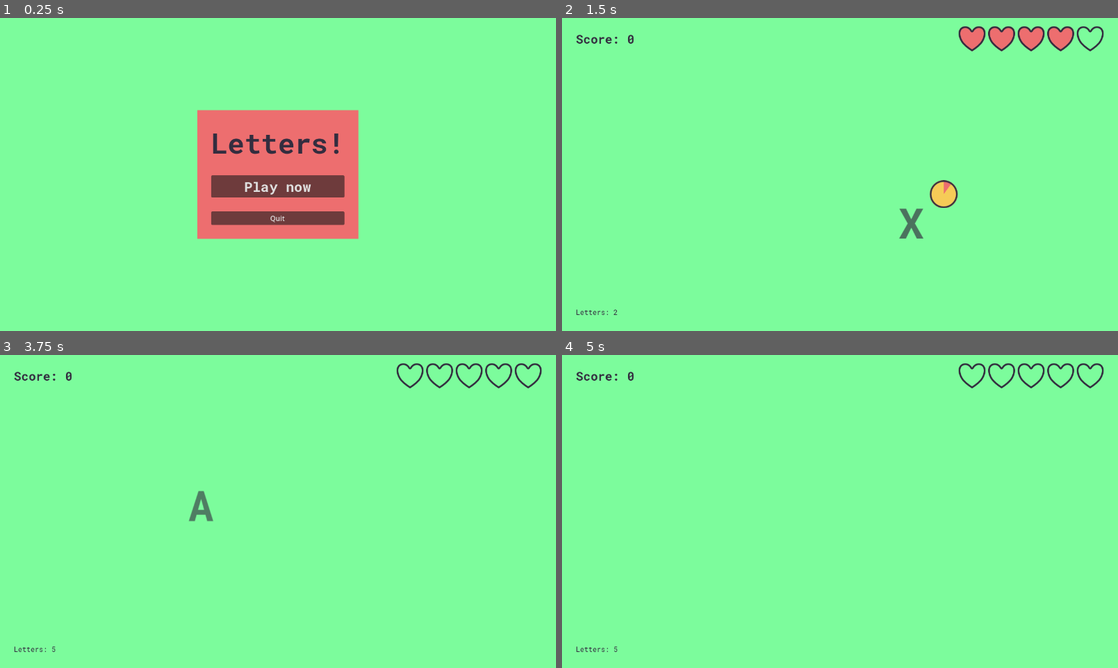
Above: before the commit, frames 1-4 (two rows, left to right).
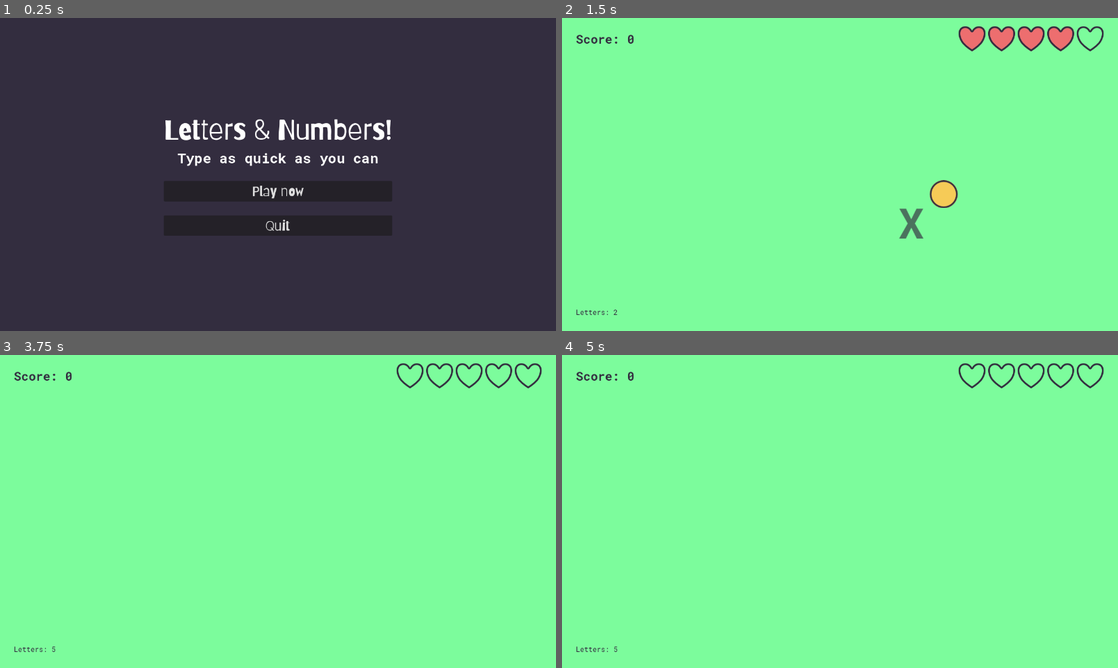
Above: after the commit, the same moments.

Repository: dewald-els/-beginners_jam_march25_reflections
Game: Godot game, scene res://scenes/main_menu/main_menu.tscn
Two runs of this game, one before a commit and one after it. Both use one fixed random seed, a clock stepped at 60 frames per second and the inputs below.
Inputs:
- Up to frame 1 (0.25 s): no input
- Up to frame 2 (1.5 s): click "Play now" at 0.5 s; tap Enter at 1.25 s; tap Z at 1.35 s
- Up to frame 3 (3.75 s): tap Space at 2, 3.5 s; hold A 2.03-2.78 s; tap 0 at 2.1 s; tap Enter at 2.75 s; tap 9 at 2.85 s; tap Z at 3.6 s
- Up to frame 4 (5 s): tap Enter at 4.25 s; hold A from 4.28 s (still down); tap 0 at 4.35 s

The runs differ from the first frame. In frame 1, 100% of the frame differs, in the area x 0-100%, y 0-100%; in frame 2, less than 0.1%; in frame 3, 0.2%; in frame 4, nothing differs.

Commit message:
feat: New font, dynamic panel bg, check if letter destroyed

Diff:
--- a/reflections/assets/themes/base_theme.tres
+++ b/reflections/assets/themes/base_theme.tres
@@ -1,8 +1,13 @@
-[gd_resource type="Theme" load_steps=2 format=3 uid="uid://3epe1etkbtt2"]
+[gd_resource type="Theme" load_steps=3 format=3 uid="uid://3epe1etkbtt2"]
 
 [ext_resource type="FontFile" uid="uid://dk53ru1bo0a5f" path="res://assets/fonts/RobotoMono-VariableFont_wght.ttf" id="1_7mchg"]
+[ext_resource type="FontFile" uid="uid://ck2uyfym3wcqc" path="res://assets/fonts/Barriecito-Regular.ttf" id="2_ty7gv"]
 
 [resource]
 default_font = ExtResource("1_7mchg")
+Button/font_sizes/font_size = 32
+Button/fonts/font = ExtResource("2_ty7gv")
 Label/colors/font_color = Color(0.2, 0.176471, 0.247059, 1)
 Label/fonts/font = ExtResource("1_7mchg")
+TitleLabel/base_type = &"Label"
+TitleLabel/fonts/font = ExtResource("2_ty7gv")
--- /dev/null
+++ b/reflections/scenes/backgrounds/background.gd
@@ -0,0 +1,31 @@
+class_name BackgroundPanel
+extends Panel
+
+var colours: Array[Color] = [
+	Color("#7cfc9c"),
+	Color("#e74ae8"),
+	Color("#4646f5"),
+	Color("#98fcf8"),
+	Color("#f6cb57"),
+	Color("#ed6e6f"),
+	Color("#9740c3"),
+	Color("#332d3f"),
+]
+
+enum Colours {
+	Green,
+	Pink,
+	Blue,
+	Aqua,
+	Yellow,
+	Red,
+	Purple,
+	Black
+}
+
+@export var colour: Colours = Colours.Green
+
+func _ready() -> void:
+	var style = StyleBoxFlat.new()
+	style.bg_color = colours[colour]
+	add_theme_stylebox_override("panel", style)
--- a/reflections/scenes/backgrounds/green.tscn
+++ b/reflections/scenes/backgrounds/green_background.tscn
@@ -1,12 +1,15 @@
-[gd_scene load_steps=2 format=3 uid="uid://bv4io1auum1mr"]
+[gd_scene load_steps=3 format=3 uid="uid://bv4io1auum1mr"]
+
+[ext_resource type="Script" uid="uid://bq2h6kqnmvono" path="res://scenes/backgrounds/background.gd" id="1_ym55g"]
 
 [sub_resource type="StyleBoxFlat" id="StyleBoxFlat_lfrn8"]
 bg_color = Color(0.486275, 0.988235, 0.611765, 1)
 
-[node name="Panel" type="Panel"]
+[node name="Background" type="Panel"]
 anchors_preset = 15
 anchor_right = 1.0
 anchor_bottom = 1.0
 grow_horizontal = 2
 grow_vertical = 2
 theme_override_styles/panel = SubResource("StyleBoxFlat_lfrn8")
+script = ExtResource("1_ym55g")
--- a/reflections/scenes/game/game.tscn
+++ b/reflections/scenes/game/game.tscn
@@ -3,7 +3,7 @@
 [ext_resource type="Script" uid="uid://blotx4dndfxsl" path="res://scenes/game/game.gd" id="1_sul5r"]
 [ext_resource type="PackedScene" uid="uid://cnhfs11t7xcm1" path="res://scenes/letter/letter.tscn" id="2_7h61r"]
 [ext_resource type="PackedScene" uid="uid://b5e6j2xi16q3e" path="res://scenes/health_ui/health_ui.tscn" id="3_0sr1o"]
-[ext_resource type="PackedScene" uid="uid://bv4io1auum1mr" path="res://scenes/backgrounds/green.tscn" id="3_5i0tg"]
+[ext_resource type="PackedScene" uid="uid://bv4io1auum1mr" path="res://scenes/backgrounds/green_background.tscn" id="3_5i0tg"]
 [ext_resource type="Theme" uid="uid://3epe1etkbtt2" path="res://assets/themes/base_theme.tres" id="3_kelw5"]
 [ext_resource type="FontFile" uid="uid://dk53ru1bo0a5f" path="res://assets/fonts/RobotoMono-VariableFont_wght.ttf" id="4_lfrn8"]
 
@@ -16,8 +16,9 @@
 [node name="Game" type="Node"]
 script = ExtResource("1_sul5r")
 letter_scene = ExtResource("2_7h61r")
+initial_letter_interval = 4.0
 
-[node name="Background" parent="." instance=ExtResource("3_5i0tg")]
+[node name="GreenBackground" parent="." instance=ExtResource("3_5i0tg")]
 
 [node name="HUD" type="CanvasLayer" parent="."]
 
--- a/reflections/scenes/letter/letter.gd
+++ b/reflections/scenes/letter/letter.gd
@@ -13,6 +13,7 @@
 var letter_text: String
 var letter_destruct_time: float
 var time_left: float
+var destroyed: bool = false
 
 const SAFE_BUFFER: int = 128
 
@@ -63,6 +64,12 @@
 
 
 func destroy(correct: bool) -> void:
+
+	if destroyed:
+		return
+
+	destroyed = true
+
 	if animation_player.is_playing():
 		animation_player.stop()
 
--- a/reflections/scenes/main_menu/main_menu.tscn
+++ b/reflections/scenes/main_menu/main_menu.tscn
@@ -1,21 +1,15 @@
-[gd_scene load_steps=9 format=3 uid="uid://d3afwas4v778r"]
+[gd_scene load_steps=8 format=3 uid="uid://d3afwas4v778r"]
 
 [ext_resource type="Script" uid="uid://2b0446cne36e" path="res://scenes/main_menu/main_menu.gd" id="1_fsom3"]
 [ext_resource type="Theme" uid="uid://3epe1etkbtt2" path="res://assets/themes/base_theme.tres" id="2_0ebjn"]
 [ext_resource type="PackedScene" uid="uid://c5el11dc5spcf" path="res://scenes/game/game.tscn" id="2_uqeha"]
 [ext_resource type="FontFile" uid="uid://dk53ru1bo0a5f" path="res://assets/fonts/RobotoMono-VariableFont_wght.ttf" id="3_ob46e"]
-[ext_resource type="PackedScene" uid="uid://bv4io1auum1mr" path="res://scenes/backgrounds/green.tscn" id="3_wem23"]
+[ext_resource type="PackedScene" uid="uid://bv4io1auum1mr" path="res://scenes/backgrounds/green_background.tscn" id="3_wem23"]
 
 [sub_resource type="StyleBoxFlat" id="StyleBoxFlat_wem23"]
-bg_color = Color(0.929412, 0.431373, 0.435294, 1)
+bg_color = Color(0.2, 0.176471, 0.247059, 1)
 
 [sub_resource type="FontVariation" id="FontVariation_uqeha"]
-base_font = ExtResource("3_ob46e")
-variation_opentype = {
-2003265652: 700
-}
-
-[sub_resource type="FontVariation" id="FontVariation_ob46e"]
 base_font = ExtResource("3_ob46e")
 variation_opentype = {
 2003265652: 700
@@ -25,7 +19,8 @@
 script = ExtResource("1_fsom3")
 main_game_scene = ExtResource("2_uqeha")
 
-[node name="Panel" parent="." instance=ExtResource("3_wem23")]
+[node name="GreenBackground" parent="." instance=ExtResource("3_wem23")]
+colour = 7
 
 [node name="MarginContainer" type="MarginContainer" parent="."]
 anchors_preset = 15
@@ -51,12 +46,26 @@
 layout_mode = 2
 theme_override_constants/separation = 32
 
-[node name="TitleLabel" type="Label" parent="MarginContainer/PanelContainer/MarginContainer/VBoxContainer"]
+[node name="VBoxContainer2" type="VBoxContainer" parent="MarginContainer/PanelContainer/MarginContainer/VBoxContainer"]
+layout_mode = 2
+
+[node name="TitleLabel" type="Label" parent="MarginContainer/PanelContainer/MarginContainer/VBoxContainer/VBoxContainer2"]
 layout_mode = 2
 theme = ExtResource("2_0ebjn")
+theme_type_variation = &"TitleLabel"
+theme_override_colors/font_color = Color(1, 1, 1, 1)
+theme_override_font_sizes/font_size = 64
+text = "Letters & Numbers!"
+horizontal_alignment = 1
+
+[node name="TitleLabel2" type="Label" parent="MarginContainer/PanelContainer/MarginContainer/VBoxContainer/VBoxContainer2"]
+layout_mode = 2
+theme = ExtResource("2_0ebjn")
+theme_override_colors/font_color = Color(1, 1, 1, 1)
 theme_override_fonts/font = SubResource("FontVariation_uqeha")
-theme_override_font_sizes/font_size = 64
-text = "Letters!"
+theme_override_font_sizes/font_size = 32
+text = "Type as quick as you can"
+horizontal_alignment = 1
 
 [node name="VBoxContainer" type="VBoxContainer" parent="MarginContainer/PanelContainer/MarginContainer/VBoxContainer"]
 layout_mode = 2
@@ -65,11 +74,12 @@
 [node name="PlayButton" type="Button" parent="MarginContainer/PanelContainer/MarginContainer/VBoxContainer/VBoxContainer"]
 unique_name_in_owner = true
 layout_mode = 2
-theme_override_fonts/font = SubResource("FontVariation_ob46e")
+theme = ExtResource("2_0ebjn")
 theme_override_font_sizes/font_size = 32
 text = "Play now"
 
 [node name="QuitButton" type="Button" parent="MarginContainer/PanelContainer/MarginContainer/VBoxContainer/VBoxContainer"]
 unique_name_in_owner = true
 layout_mode = 2
+theme = ExtResource("2_0ebjn")
 text = "Quit"
Binary file added: reflections/assets/fonts/Barriecito-Regular.ttf
Not shown, added: reflections/assets/fonts/Barriecito-Regular.ttf.import
Not shown, added: reflections/scenes/backgrounds/background.gd.uid
Not shown, removed: art/letter/progress/letter_progress_bar.afphoto~lock~
